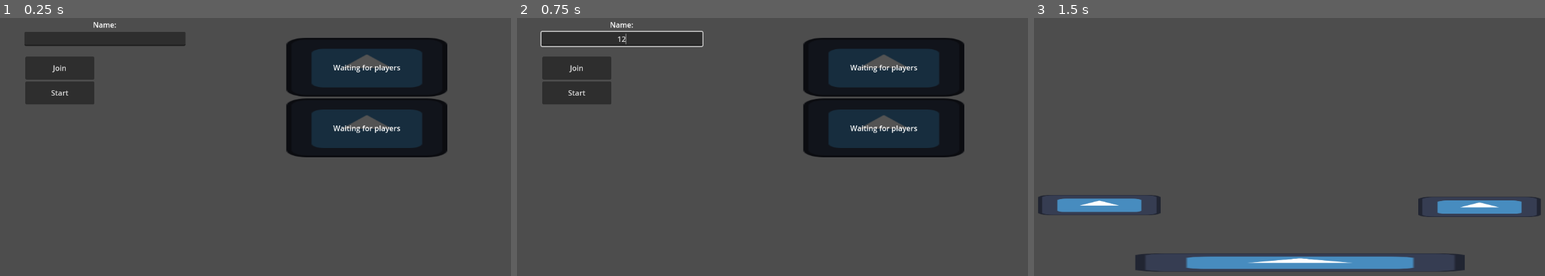
Above: before the commit, frames 1-3 (left to right).
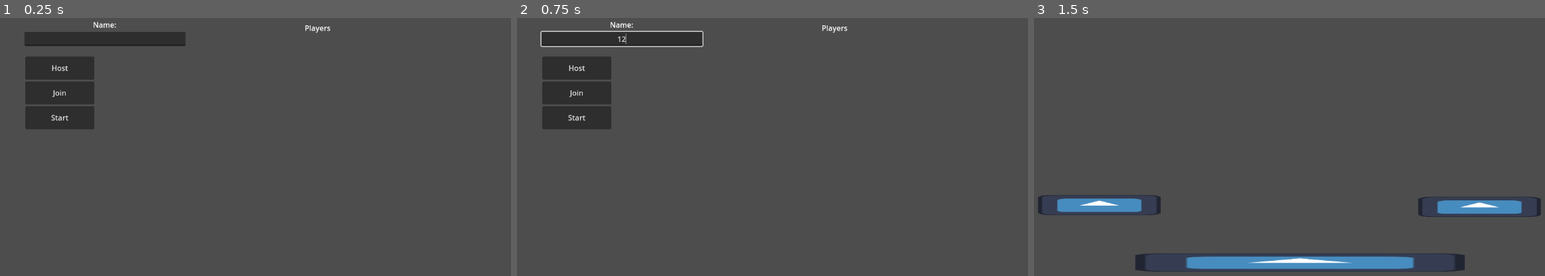
Above: after the commit, the same moments.

Repository: artbydaelok/Bomb-Shuffle
Game: Godot game, scene res://multiplayer_controller.tscn
The game is run twice, just before and just after one commit, with the same random seed, the same clock (stepped at 60 frames per second) and the same inputs. The engine's default icon, where the game draws it, is replaced by a stand-in: a white triangle on a blue panel in a dark square.
Inputs (mouse positions are in pixels of both pictures, inside the frame that each line leads up to):
- Up to frame 1 (0.25 s): no input
- Up to frame 2 (0.75 s): click (624, 38) at 0.52 s; type "12" at 0.6 s
- Up to frame 3 (1.5 s): click "Start" at 1.25 s

The runs differ from the first frame. In frame 1, 15% of the frame differs, in the area x 4-88%, y 2-54%; in frame 2, 15%; in frame 3, nothing differs.

Commit message:
Adding nameplates

Diff:
--- /dev/null
+++ b/NamePlate.gd
@@ -0,0 +1,16 @@
+extends Control
+
+@onready var name_label = $ColorRect/NameLabel
+
+
+# Called when the node enters the scene tree for the first time.
+func _ready():
+	pass # Replace with function body.
+
+
+# Called every frame. 'delta' is the elapsed time since the previous frame.
+func _process(delta):
+	pass
+
+func set_player_data(player_name):
+	name_label.text = str(player_name)
--- a/multiplayer_controller.gd
+++ b/multiplayer_controller.gd
@@ -1,11 +1,12 @@
 extends Control
 
-@export var Address = "174.138.88.177"
+#@export var Address = "174.138.88.177"
+@export var Address = "127.0.0.1"
 @export var port = 8910
 
-@export var max_player_count: int = 2
-
-@onready var lobby_players = $LobbyPlayers
+@export var max_player_count: int = 6
+@onready var players = $Players
+@onready var name_plate_scene = preload("res://name_plate.tscn")
 
 func _ready():
 	multiplayer.peer_connected.connect(peer_connected)
@@ -75,6 +76,7 @@
 
 func peer_connected(id):
 	print("Player " + str(id) + " connected")
+	update_lobby.rpc()
 
 func peer_disconnected(id):
 	print("Player " + str(id) + " disconnected")
@@ -86,6 +88,10 @@
 func connection_failed():
 	print("Failed to connect.")
 
-@rpc("any_peer", "call_local")
+@rpc("any_peer")
 func update_lobby():
-	pass
+	print(multiplayer.get_peers())
+	for peer in multiplayer.get_peers():
+		var name_plate = name_plate_scene.instantiate()
+		players.add_child(name_plate)
+		name_plate.set_player_data(peer)
--- a/multiplayer_controller.tscn
+++ b/multiplayer_controller.tscn
@@ -1,7 +1,6 @@
-[gd_scene load_steps=3 format=3 uid="uid://cikt71588qjuh"]
+[gd_scene load_steps=2 format=3 uid="uid://cikt71588qjuh"]
 
 [ext_resource type="Script" path="res://multiplayer_controller.gd" id="1_ptvis"]
-[ext_resource type="Texture2D" uid="uid://dpgrf00g1vp1s" path="res://icon.svg" id="2_4eu8j"]
 
 [node name="MultiplayerController" type="Control"]
 layout_mode = 3
@@ -52,7 +51,6 @@
 grow_vertical = 2
 
 [node name="HostButton" type="Button" parent="VBoxContainer"]
-visible = false
 custom_minimum_size = Vector2(150, 50)
 layout_mode = 2
 size_flags_horizontal = 0
@@ -73,54 +71,16 @@
 size_flags_vertical = 0
 text = "Start"
 
-[node name="LobbyPlayers" type="VBoxContainer" parent="."]
+[node name="Players" type="VBoxContainer" parent="."]
 layout_mode = 0
-offset_left = 635.0
-offset_top = 108.0
-offset_right = 675.0
-offset_bottom = 148.0
+offset_left = 675.0
+offset_top = 75.0
+offset_right = 732.0
+offset_bottom = 115.0
 
-[node name="Player1" type="TextureRect" parent="LobbyPlayers"]
-self_modulate = Color(0.32549, 0.32549, 0.32549, 1)
-custom_minimum_size = Vector2(350, 55)
+[node name="Label" type="Label" parent="Players"]
 layout_mode = 2
-texture = ExtResource("2_4eu8j")
-
-[node name="Player1Name" type="Label" parent="LobbyPlayers/Player1"]
-layout_mode = 1
-anchors_preset = 8
-anchor_left = 0.5
-anchor_top = 0.5
-anchor_right = 0.5
-anchor_bottom = 0.5
-offset_left = -20.0
-offset_top = -11.5
-offset_right = 20.0
-offset_bottom = 11.5
-grow_horizontal = 2
-grow_vertical = 2
-text = "Waiting for players"
-
-[node name="Player2" type="TextureRect" parent="LobbyPlayers"]
-self_modulate = Color(0.32549, 0.32549, 0.32549, 1)
-custom_minimum_size = Vector2(350, 55)
-layout_mode = 2
-texture = ExtResource("2_4eu8j")
-
-[node name="Player2Name" type="Label" parent="LobbyPlayers/Player2"]
-layout_mode = 1
-anchors_preset = 8
-anchor_left = 0.5
-anchor_top = 0.5
-anchor_right = 0.5
-anchor_bottom = 0.5
-offset_left = -20.0
-offset_top = -11.5
-offset_right = 20.0
-offset_bottom = 11.5
-grow_horizontal = 2
-grow_vertical = 2
-text = "Waiting for players"
+text = "Players"
 
 [connection signal="button_down" from="VBoxContainer/HostButton" to="." method="_on_host_button_button_down"]
 [connection signal="button_down" from="VBoxContainer/JoinButton" to="." method="_on_join_button_button_down"]
--- /dev/null
+++ b/name_plate.tscn
@@ -0,0 +1,35 @@
+[gd_scene load_steps=2 format=3 uid="uid://ba0gdbl8lbddd"]
+
+[ext_resource type="Script" path="res://NamePlate.gd" id="1_ipt82"]
+
+[node name="NamePlate" type="Control"]
+custom_minimum_size = Vector2(250, 100)
+layout_mode = 3
+anchors_preset = 15
+anchor_right = 1.0
+anchor_bottom = 1.0
+grow_horizontal = 2
+grow_vertical = 2
+script = ExtResource("1_ipt82")
+
+[node name="ColorRect" type="ColorRect" parent="."]
+custom_minimum_size = Vector2(250, 100)
+layout_mode = 2
+offset_right = 40.0
+color = Color(0.168627, 0.168627, 0.168627, 1)
+
+[node name="NameLabel" type="Label" parent="ColorRect"]
+layout_mode = 1
+anchors_preset = 8
+anchor_left = 0.5
+anchor_top = 0.5
+anchor_right = 0.5
+anchor_bottom = 0.5
+offset_left = -20.0
+offset_top = -11.5
+offset_right = 20.0
+offset_bottom = 11.5
+grow_horizontal = 2
+grow_vertical = 2
+text = "Name"
+horizontal_alignment = 1
Not shown, changed: export_presets.cfg
